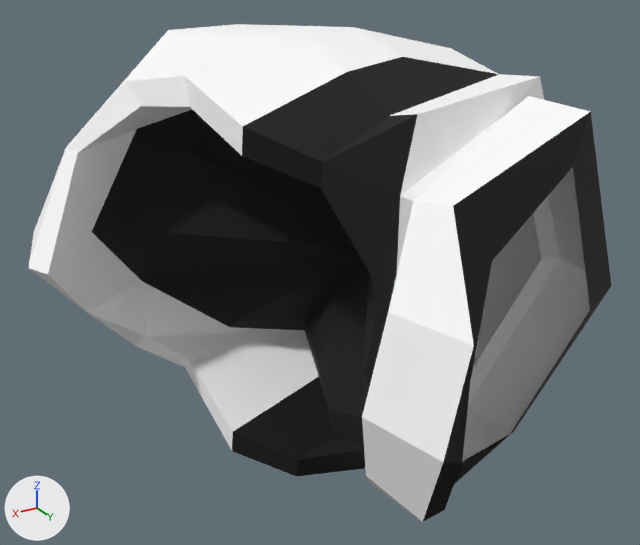
The glTF model client/public/models/parts/modular-fantasy-hero__SK_Chr_HeadCoverings_No_Hair_08.glb as it was, and as the next commit left it.
The view is the same before and after, from a 50 mm lens placed at (35.5, -104.1, 164.0), pointed at (3.1, -158.1, 137.1). Lighting does not change. The marker at lower left points along +X, +Y and +Z. The older version comes first. Where no turn or scale is listed for an object, it has been applied to the vertices. Vertices at exactly the same position are counted once.

The first picture shows 'SK_Chr_HeadCoverings_No_Hair_08'.
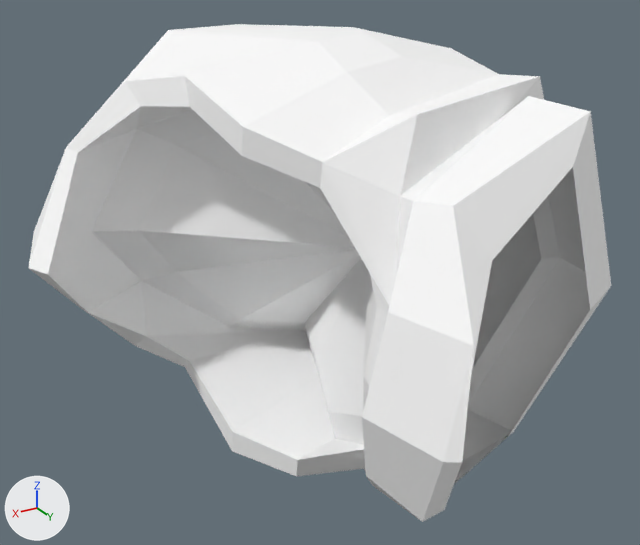
Pixel boxes [x1, y1, x2, y2] of what changed, in the pictures (640 x 545 px):
'SK_Chr_HeadCoverings_No_Hair_08', recoloured (lighter)
    both: [46, 54, 611, 522]

Diff of the bpy script that builds the scene:
```diff
--- a/client/public/models/parts/modular-fantasy-hero__SK_Chr_HeadCoverings_No_Hair_08.glb.py
+++ b/client/public/models/parts/modular-fantasy-hero__SK_Chr_HeadCoverings_No_Hair_08.glb.py
@@ mat_character @@
 n0 = _N.new('ShaderNodeBsdfPrincipled'); n0.name = 'Principled BSDF'
+n0.inputs[0].default_value = (1.0, 1.0, 1.0, 1.0)  # 'Base Color', white #ffffff
 n0.inputs[2].default_value = 0.85  # 'Roughness'
 n1 = _N.new('ShaderNodeOutputMaterial'); n1.name = 'Material Output'
-n2 = _N.new('ShaderNodeVertexColor'); n2.name = 'Color Attribute'
 _L.new(n0.outputs[0], n1.inputs[0])  # 'BSDF' to 'Surface'
-_L.new(n2.outputs[0], n0.inputs[0])  # 'Color' to 'Base Color'
@@ me_mesh_0 @@
 me_mesh_0.from_pydata(...)  # 121 vertices, 232 faces; spans x -23.8..23.7, y -180.8..-134.9, z 8.1..38.1
 # used by ob_sk_chr_headcoverings_no_hair_08; location = (0.0, 0.65, 116.03)
+# me_mesh_0 part 1: vertex colours changed
 me_mesh_0.materials.append(mat_character)
```
